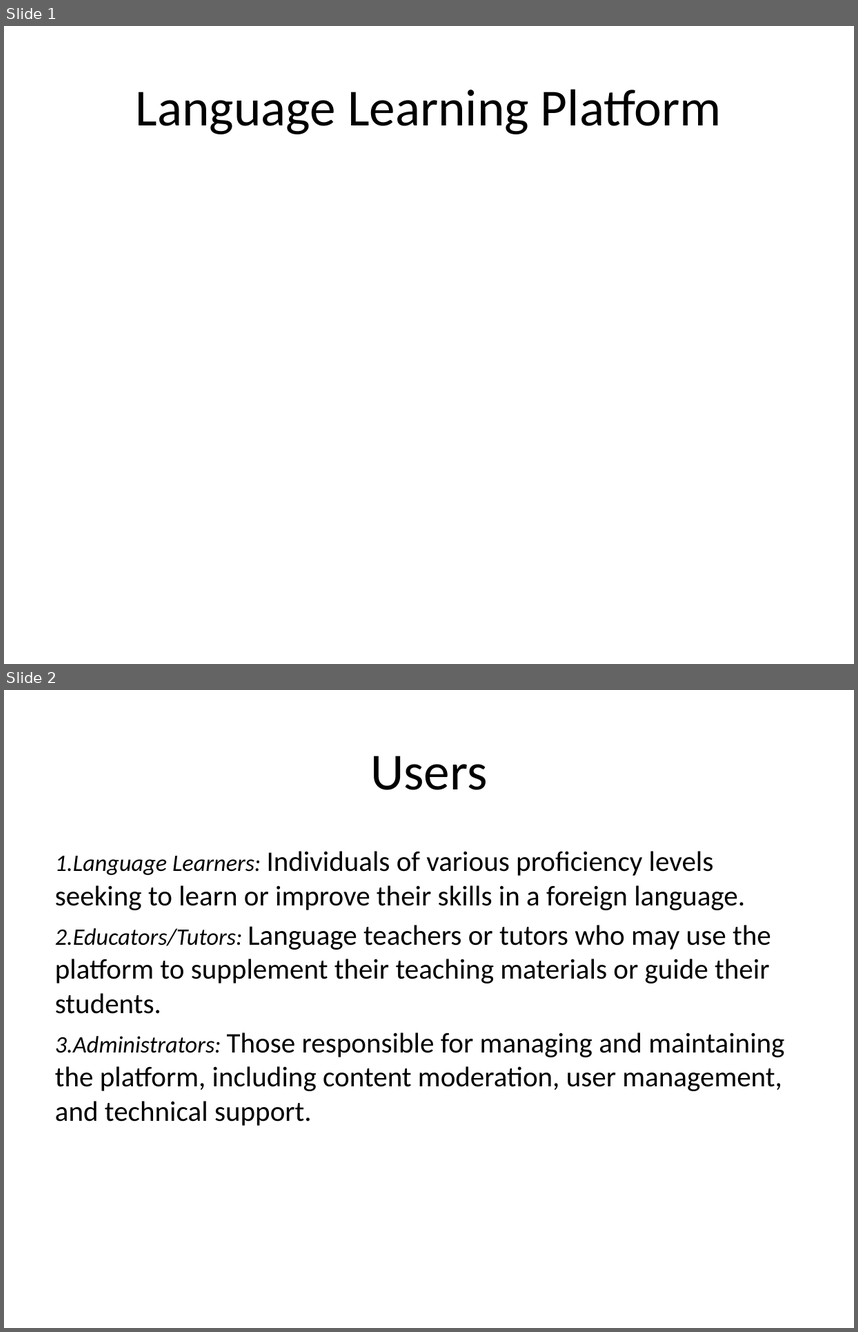
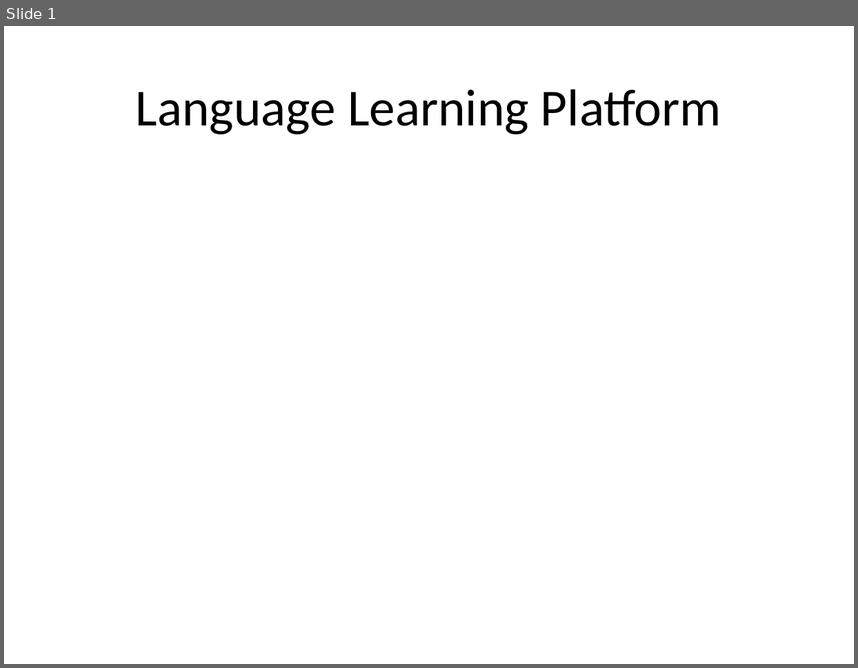
Before and after one commit to VictorMK22/PixelPioneers, a slide deck: Presentation1.pptx. Shown one above the other, each under a label of ours: slides 1 and 2 before the commit, slide 1 after it. The pictures are 858x1332 and 858x668 pixels, drawn with LibreOffice and Linux fonts; fonts in the diff are those of the drawing. Boxes give left, top, right and bottom in pixels: in the first picture for what was removed or moved away, otherwise in the second. Text is boxed around its words. In the diff, an @@ line names an element or a change of style, - is before the commit and + after.

```diff
--- a/Presentation1.pptx
+++ b/Presentation1.pptx
@@ slide 2 removed at [4,690,854,1328], background #FFFFFF @@
@@ title removed at [370,756,488,790] @@
-Users
@@ text removed at [55,851,784,1125] @@
-1.Language Learners: Individuals of various proficiency levels seeking to learn or improve their skills in a foreign language.
-2.Educators/Tutors: Language teachers or tutors who may use the platform to supplement their teaching materials or guide their students.
-3.Administrators: Those responsible for managing and maintaining the platform, including content moderation, user management, and technical support.
```
Also in this commit, not shown: 3 slides changed, 29 slides added, 12 other slides removed, 2 other files.
